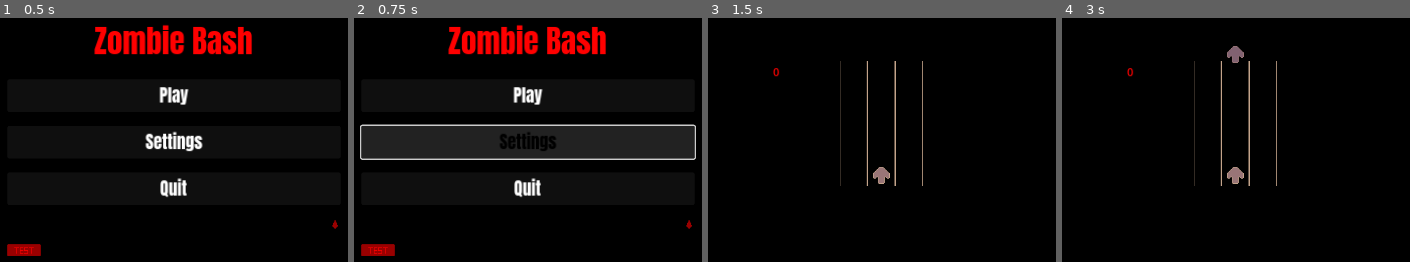
Above: before the commit, frames 1-4 (left to right).
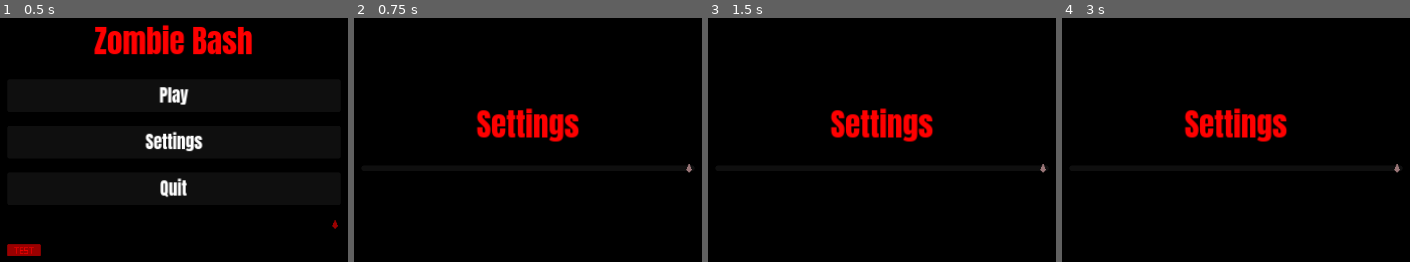
Above: after the commit, the same moments.

Repository: RobRob7/Team-Zombie-Bash
Game: Godot game, scene res://Scenes/MainMenu.tscn
The game is run twice, just before and just after one commit, with the same random seed, the same clock (stepped at 60 frames per second) and the same inputs. Sound files missing from this copy of the repository are replaced by a short silence.
Inputs (mouse positions are in pixels of both pictures, inside the frame that each line leads up to):
- Up to frame 1 (0.5 s): no input
- Up to frame 2 (0.75 s): click "Settings" at 0.5 s
- Up to frame 3 (1.5 s): click (882, 96) at 1.25 s, where only the run before the commit has a clickable "Play"
- Up to frame 4 (3 s): tap Enter at 2 s; tap Space at 2.75 s

Frame 1 is identical in both runs. In frame 2, 20% of the frame differs, in the area x 1-99%, y 2-98%; in frame 3, 3.7%; in frame 4, 3.9%.

Commit message:
Settings Menu + renamed a variable

Diff:
--- a/zombie-bash/Scenes/MainMenu.tscn
+++ b/zombie-bash/Scenes/MainMenu.tscn
@@ -114,6 +114,7 @@
 stream = ExtResource("6_vj7c7")
 
 [connection signal="pressed" from="CanvasLayer/Main/CenterContainer/PanelContainer/MarginContainer/VBoxContainer/PlayButton" to="." method="_on_play_button_pressed"]
+[connection signal="pressed" from="CanvasLayer/Main/CenterContainer/PanelContainer/MarginContainer/VBoxContainer/SettingsButton" to="." method="_on_settings_button_pressed"]
 [connection signal="pressed" from="CanvasLayer/Main/CenterContainer/PanelContainer/MarginContainer/VBoxContainer/QuitButton" to="." method="_on_quit_button_pressed"]
 [connection signal="value_changed" from="CanvasLayer/Main/CenterContainer/PanelContainer/MarginContainer/VBoxContainer/HSlider" to="." method="_on_h_slider_value_changed"]
 [connection signal="pressed" from="CanvasLayer/Main/CenterContainer/PanelContainer/MarginContainer/VBoxContainer/TextureButton" to="." method="_on_texture_button_pressed"]
--- /dev/null
+++ b/zombie-bash/Scenes/Settings.tscn
@@ -0,0 +1,77 @@
+[gd_scene load_steps=8 format=3 uid="uid://bewjds73tyt4n"]
+
+[ext_resource type="Script" path="res://Scenes/settings.gd" id="1_7a7su"]
+[ext_resource type="Texture2D" uid="uid://jovevpemrhyx" path="res://Sprites/ui/menu/black_bg.png" id="1_uymrb"]
+[ext_resource type="Theme" uid="uid://cmjmq1njlioqx" path="res://Themes/new_theme.tres" id="2_15k84"]
+[ext_resource type="Texture2D" uid="uid://biv3bkou2k7yx" path="res://Sprites/ui/slider_arrow1.png" id="3_qav1c"]
+[ext_resource type="Texture2D" uid="uid://bdp87wyiojxek" path="res://Sprites/ui/slider_arrow2.png" id="4_daohi"]
+
+[sub_resource type="StyleBoxTexture" id="StyleBoxTexture_lcr3b"]
+
+[sub_resource type="StyleBoxTexture" id="StyleBoxTexture_uabqi"]
+
+[node name="Settings" type="Node"]
+script = ExtResource("1_7a7su")
+
+[node name="Background" type="TextureRect" parent="."]
+anchors_preset = 15
+anchor_right = 1.0
+anchor_bottom = 1.0
+grow_horizontal = 2
+grow_vertical = 2
+texture = ExtResource("1_uymrb")
+expand_mode = 1
+
+[node name="Main" type="Control" parent="."]
+layout_mode = 3
+anchors_preset = 15
+anchor_right = 1.0
+anchor_bottom = 1.0
+grow_horizontal = 2
+grow_vertical = 2
+theme = ExtResource("2_15k84")
+
+[node name="CenterContainer" type="CenterContainer" parent="Main"]
+layout_mode = 1
+anchors_preset = 15
+anchor_right = 1.0
+anchor_bottom = 1.0
+grow_horizontal = 2
+grow_vertical = 2
+
+[node name="PanelContainer" type="PanelContainer" parent="Main/CenterContainer"]
+custom_minimum_size = Vector2(512, 256)
+layout_mode = 2
+
+[node name="MarginContainer" type="MarginContainer" parent="Main/CenterContainer/PanelContainer"]
+layout_mode = 2
+theme_override_constants/margin_left = 16
+theme_override_constants/margin_top = 16
+theme_override_constants/margin_right = 16
+theme_override_constants/margin_bottom = 16
+
+[node name="VBoxContainer" type="VBoxContainer" parent="Main/CenterContainer/PanelContainer/MarginContainer"]
+layout_mode = 2
+size_flags_vertical = 4
+theme_override_constants/separation = 20
+
+[node name="Title" type="Label" parent="Main/CenterContainer/PanelContainer/MarginContainer/VBoxContainer"]
+modulate = Color(1, 0, 0, 1)
+layout_mode = 2
+size_flags_vertical = 3
+theme_override_font_sizes/font_size = 45
+text = "Settings"
+horizontal_alignment = 1
+vertical_alignment = 1
+
+[node name="HSlider" type="HSlider" parent="Main/CenterContainer/PanelContainer/MarginContainer/VBoxContainer"]
+layout_mode = 2
+theme_override_icons/grabber = ExtResource("3_qav1c")
+theme_override_icons/grabber_highlight = ExtResource("4_daohi")
+theme_override_styles/grabber_area = SubResource("StyleBoxTexture_lcr3b")
+theme_override_styles/grabber_area_highlight = SubResource("StyleBoxTexture_uabqi")
+max_value = 1.0
+step = 0.05
+value = 1.0
+
+[connection signal="value_changed" from="Main/CenterContainer/PanelContainer/MarginContainer/VBoxContainer/HSlider" to="." method="_on_h_slider_value_changed"]
--- /dev/null
+++ b/zombie-bash/Scenes/settings.gd
@@ -0,0 +1,5 @@
+extends Node
+
+# slider interacted with (increases/decreases volume in db)
+func _on_h_slider_value_changed(value: float) -> void:
+	AudioServer.set_bus_volume_db(AudioServer.get_bus_index("Master"), linear_to_db(value))
--- a/zombie-bash/Scripts/Game.gd
+++ b/zombie-bash/Scripts/Game.gd
@@ -151,23 +151,23 @@
 
 
 # will increment score based on performance
-func increment_score(by):
-	if by > 0:
+func increment_score(scoreIncrementValue):
+	if scoreIncrementValue > 0:
 		combo += 1
 	else:
 		combo = 0
 
-	if by == 3:
+	if scoreIncrementValue == 3:
 		great += 1
-	elif by == 2:
+	elif scoreIncrementValue == 2:
 		good += 1
-	elif by == 1:
+	elif scoreIncrementValue == 1:
 		okay += 1
 	else:
 		missed += 1
 
 
-	score += by * combo
+	score += scoreIncrementValue * combo
 	$Label.text = str(score)
 	if combo > 0:
 		$Combo.text = str(combo) + " combo!"
--- a/zombie-bash/Scripts/MainMenu.gd
+++ b/zombie-bash/Scripts/MainMenu.gd
@@ -1,8 +1,4 @@
 extends Node
-
-# slider interacted with (increases/decreases volume in db)
-func _on_h_slider_value_changed(value: float) -> void:
-	AudioServer.set_bus_volume_db(AudioServer.get_bus_index("Master"), linear_to_db(value))
 
 # called when test button pressed (play sound for audio tuning purposes)
 func _on_texture_button_pressed() -> void:
@@ -14,6 +10,10 @@
 	if get_tree().change_scene_to_file("res://Scenes/Game.tscn") != OK:
 		print ("Error changing scene to Game")
 
+func _on_settings_button_pressed() -> void:
+	if get_tree().change_scene_to_file("res://Scenes/Settings.tscn") != OK:
+		print ("Error changing scene to Settings")
+
 # quit button pressed (close window)
 func _on_quit_button_pressed() -> void:
 	get_tree().quit()
Not shown: 1 places in zombie-bash/Scenes/MainMenu.tscn that only renumber resources
Not shown, added: zombie-bash/Sounds/bell_ding.ogg.import
Not shown, added: zombie-bash/Sounds/song.ogg.import
